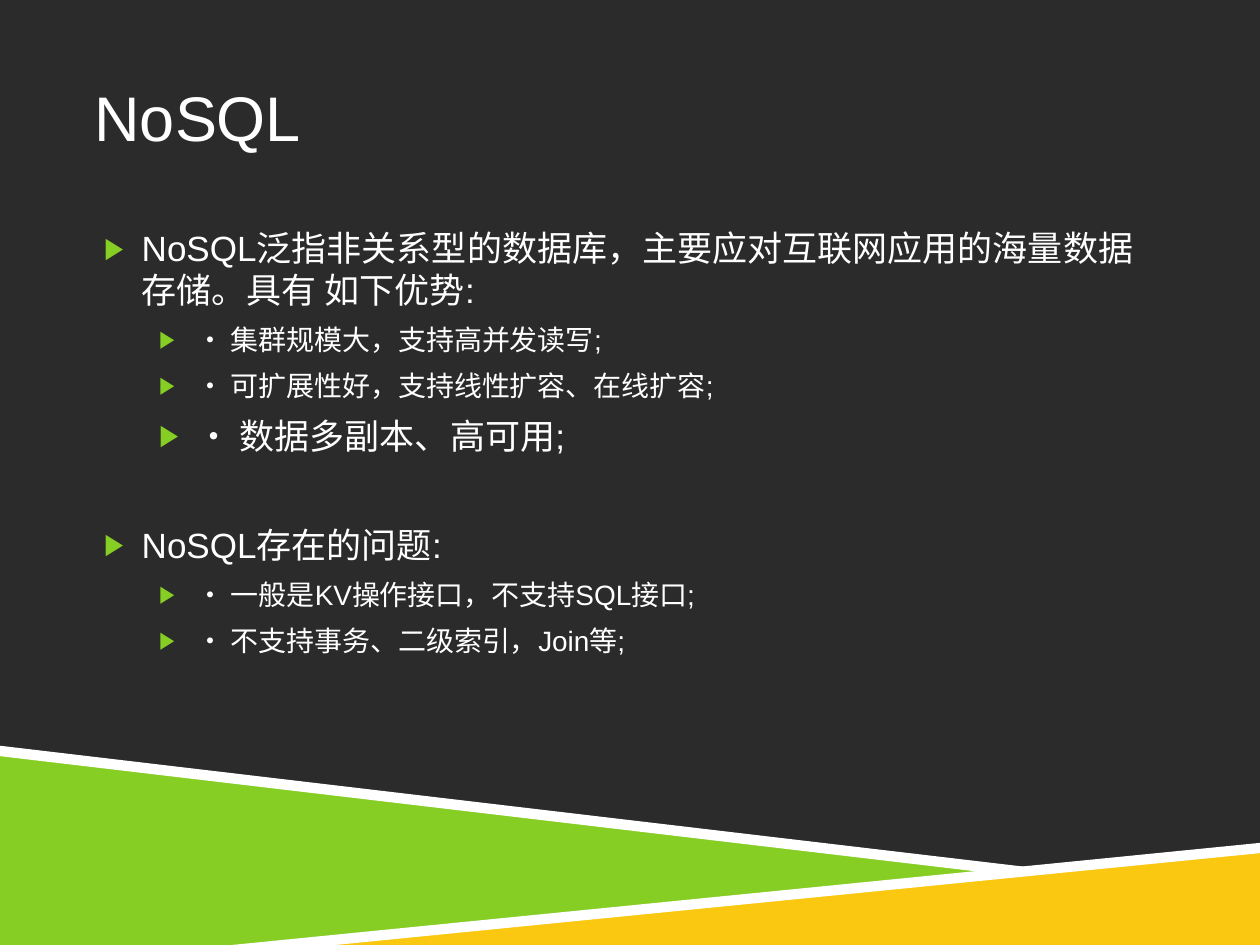
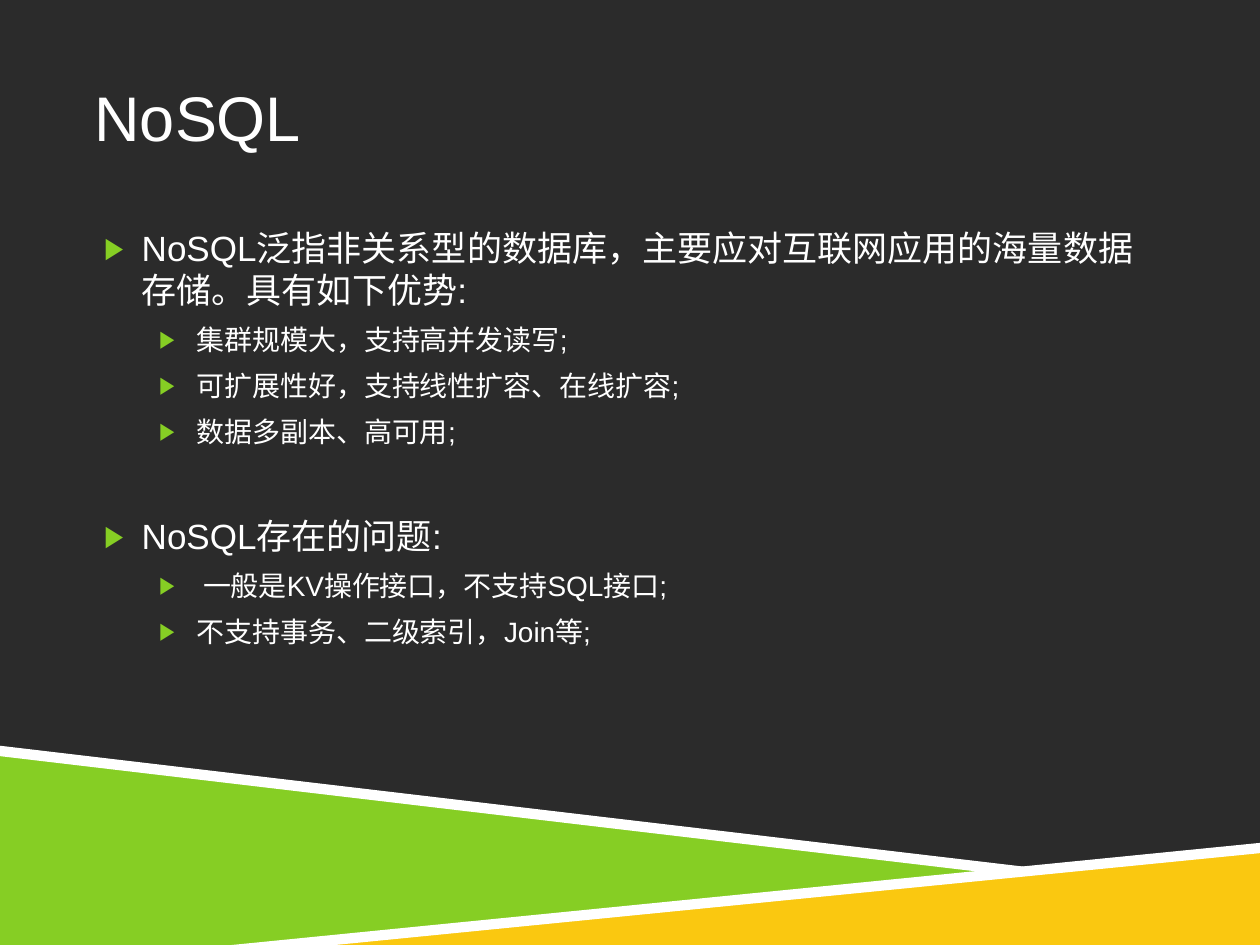
Before and after one commit to wisehead/techblog, a slide deck: slide 5 of database/newSQL/NewSQL.ppt. Drawn at 1260x945 pixels with LibreOffice and Linux fonts; fonts in the diff are those of the drawing; background and template pictures are left out; a plain dark background stands for a picture behind light text. Boxes give left, top, right and bottom in pixels: in the first picture for what was removed or moved away, otherwise in the second. Text is boxed around its words. In the diff, an @@ line names an element or a change of style, - is before the commit and + after.

```diff
--- a/database/newSQL/NewSQL.ppt
+++ b/database/newSQL/NewSQL.ppt
@@ text at <box>142,233,1133,446</box>: text changed; size 20 to 16 pt @@
-▶ NoSQL泛指非关系型的数据库，主要应对互联网应用的海量数据存储。具有 如下优势:
-  ▶ • 集群规模大，支持高并发读写;
-  ▶ • 可扩展性好，支持线性扩容、在线扩容;
-  ▶ • 数据多副本、高可用;
+▶ NoSQL泛指非关系型的数据库，主要应对互联网应用的海量数据存储。具有如下优势:
+  ▶ 集群规模大，支持高并发读写;
+  ▶ 可扩展性好，支持线性扩容、在线扩容;
+  ▶ 数据多副本、高可用;
@@ text at <box>197,572,667,646</box>: text changed @@
-  ▶ • 一般是KV操作接口，不支持SQL接口;
-  ▶ • 不支持事务、二级索引，Join等;
+  ▶ 一般是KV操作接口，不支持SQL接口;
+  ▶ 不支持事务、二级索引，Join等;
```
Also in this commit, not shown: 4 other slides changed, 3 slides added, 2 slides removed, 2 other files.
